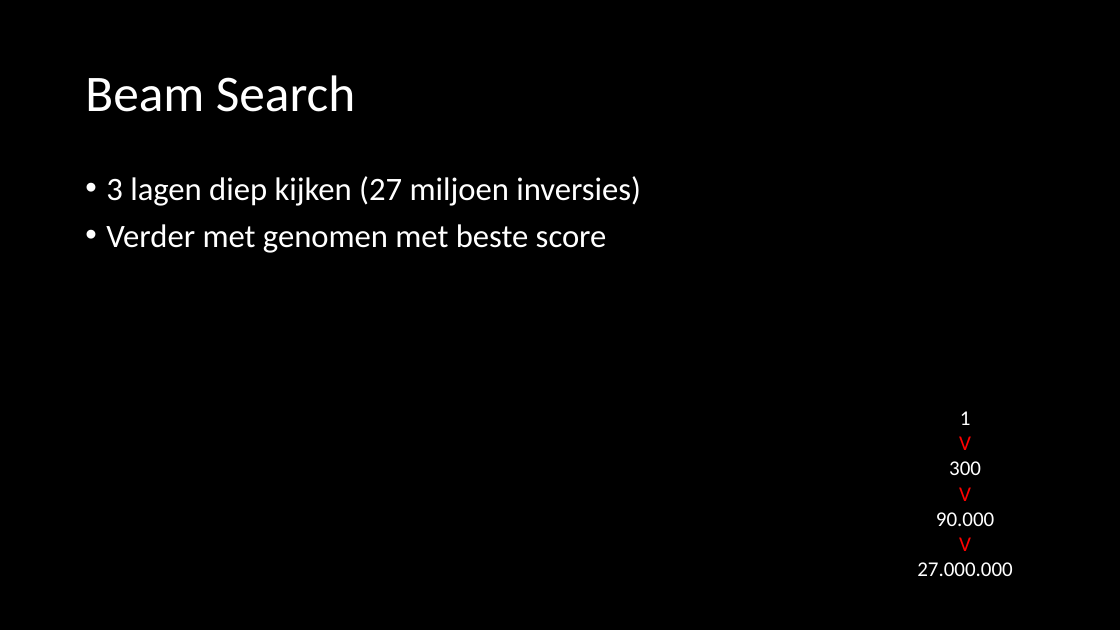
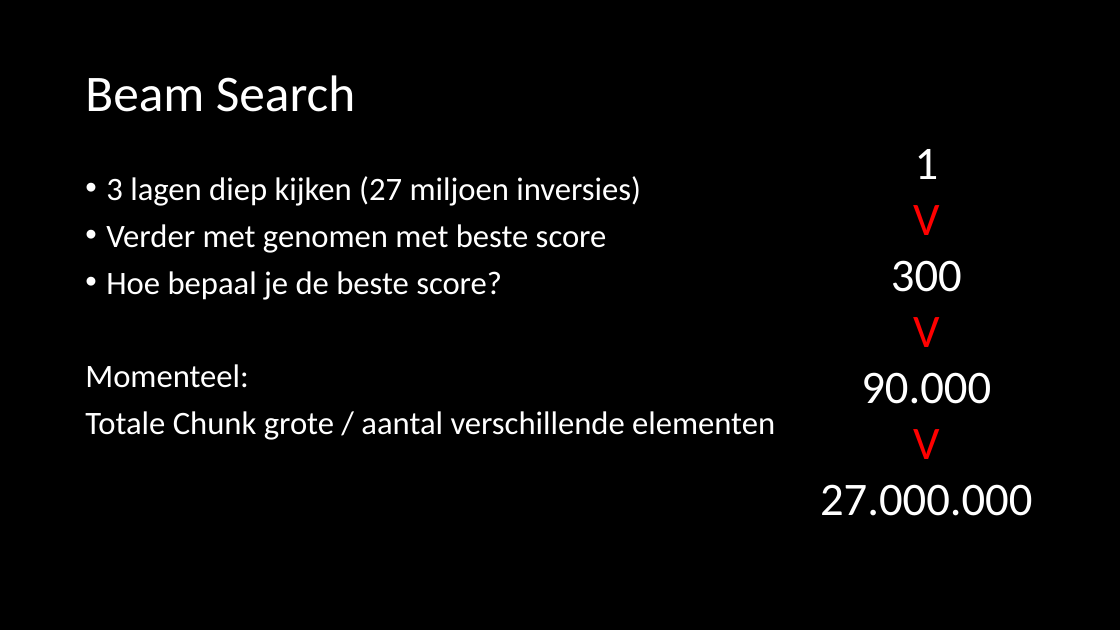
Before and after one commit to Blomr/Fruitvliegen, a slide deck: slide 5 of Fruitvliegen_week7.pptx. Drawn at 1120x630 pixels with LibreOffice and Linux fonts; fonts in the diff are those of the drawing. Boxes give left, top, right and bottom in pixels: in the first picture for what was removed or moved away, otherwise in the second. Text is boxed around its words. In the diff, an @@ line names an element or a change of style, - is before the commit and + after.

Commit message:
adjusted beamsearch part

```diff
--- a/Fruitvliegen_week7.pptx
+++ b/Fruitvliegen_week7.pptx
@@ text "1": place and size @@
-text "1" at (917, 411, 1013, 576)
+text "1" at (820, 149, 1032, 516)
@@ text "1" at (820, 149, 1032, 516): size 18 to 40 pt @@
@@ text at (85, 271, 775, 440): paragraphs added @@
+• Hoe bepaal je de beste score?
+Momenteel:
+Totale Chunk grote / aantal verschillende elementen
```
